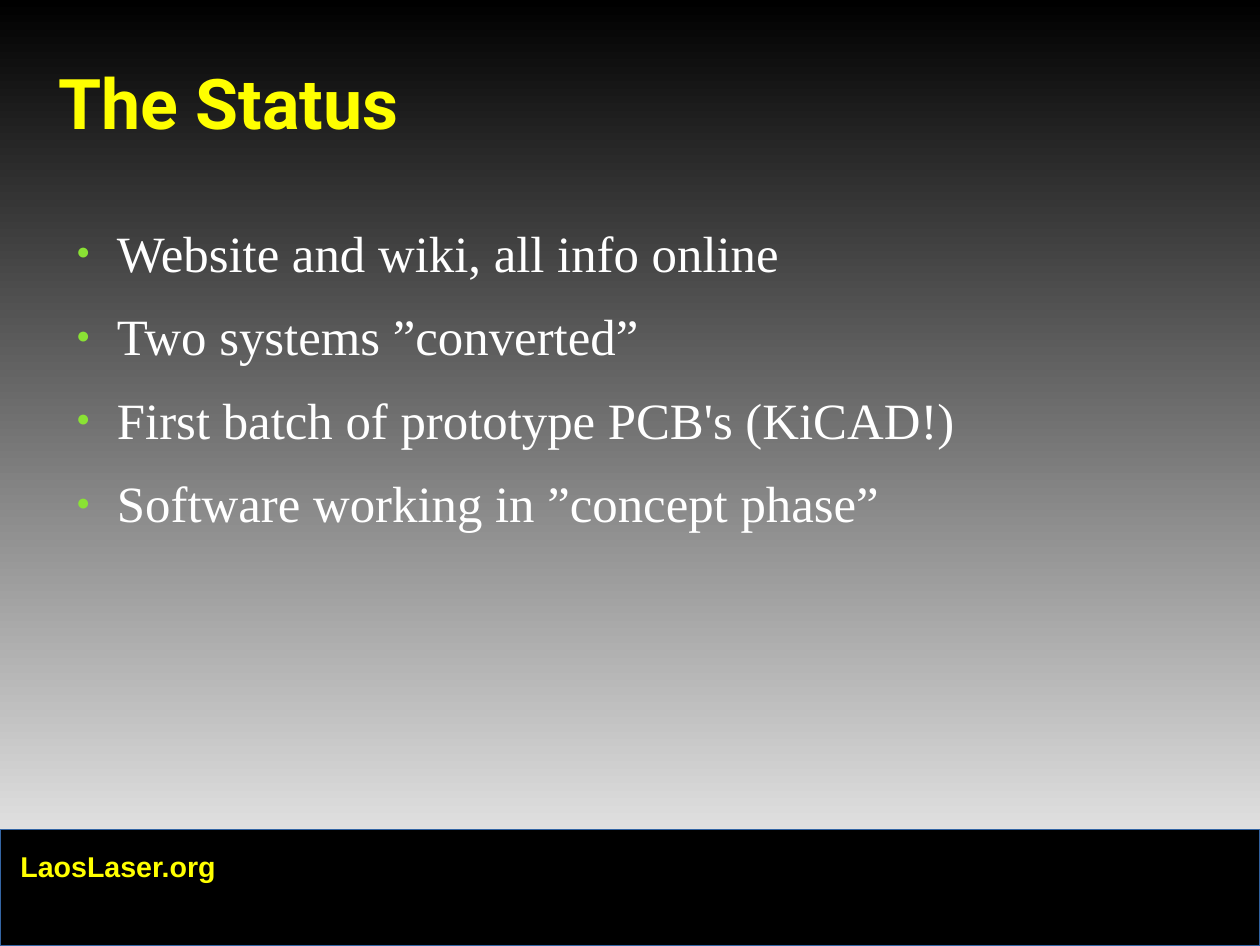
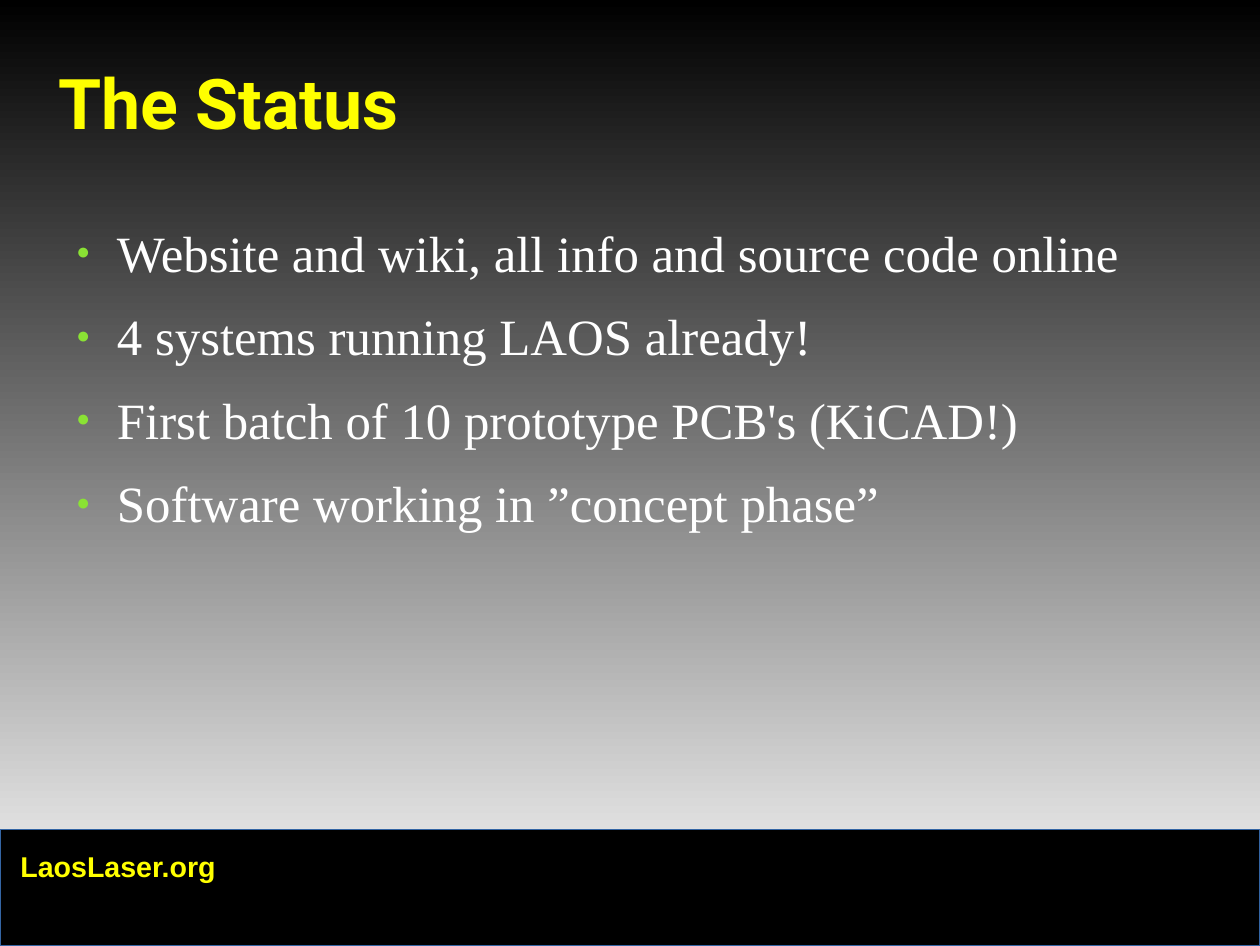
Before and after one commit to LaosLaser/Documentation, a slide deck: slide 7 of ccc-presentation.odp (slide 8 before the commit). Drawn at 1260x946 pixels with LibreOffice and Linux fonts; fonts in the diff are those of the drawing; background and template pictures are left out. Boxes give left, top, right and bottom in pixels: in the first picture for what was removed or moved away, otherwise in the second. Text is boxed around its words. In the diff, an @@ line names an element or a change of style, - is before the commit and + after.

```diff
--- a/ccc-presentation.odp
+++ b/ccc-presentation.odp
@@ text at (117,236,1119,449): text changed @@
-● Website and wiki, all info online
-● Two systems ”converted”
-● First batch of prototype PCB's (KiCAD!)
+● Website and wiki, all info and source code online
+● 4 systems running LAOS already!
+● First batch of 10 prototype PCB's (KiCAD!)
```
Also in this commit, not shown: 6 other slides changed, 4 slides added, 3 slides removed.
